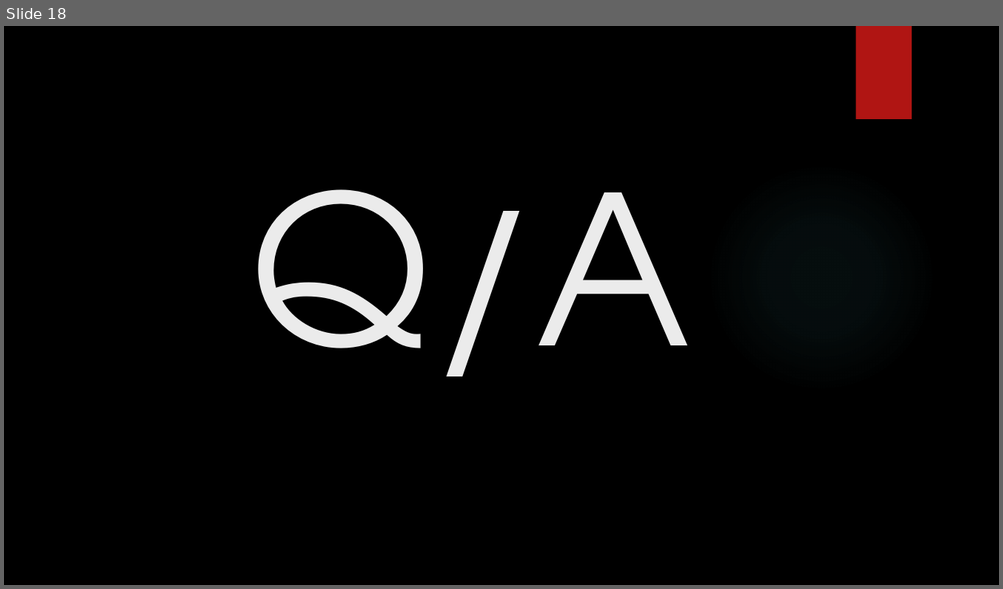
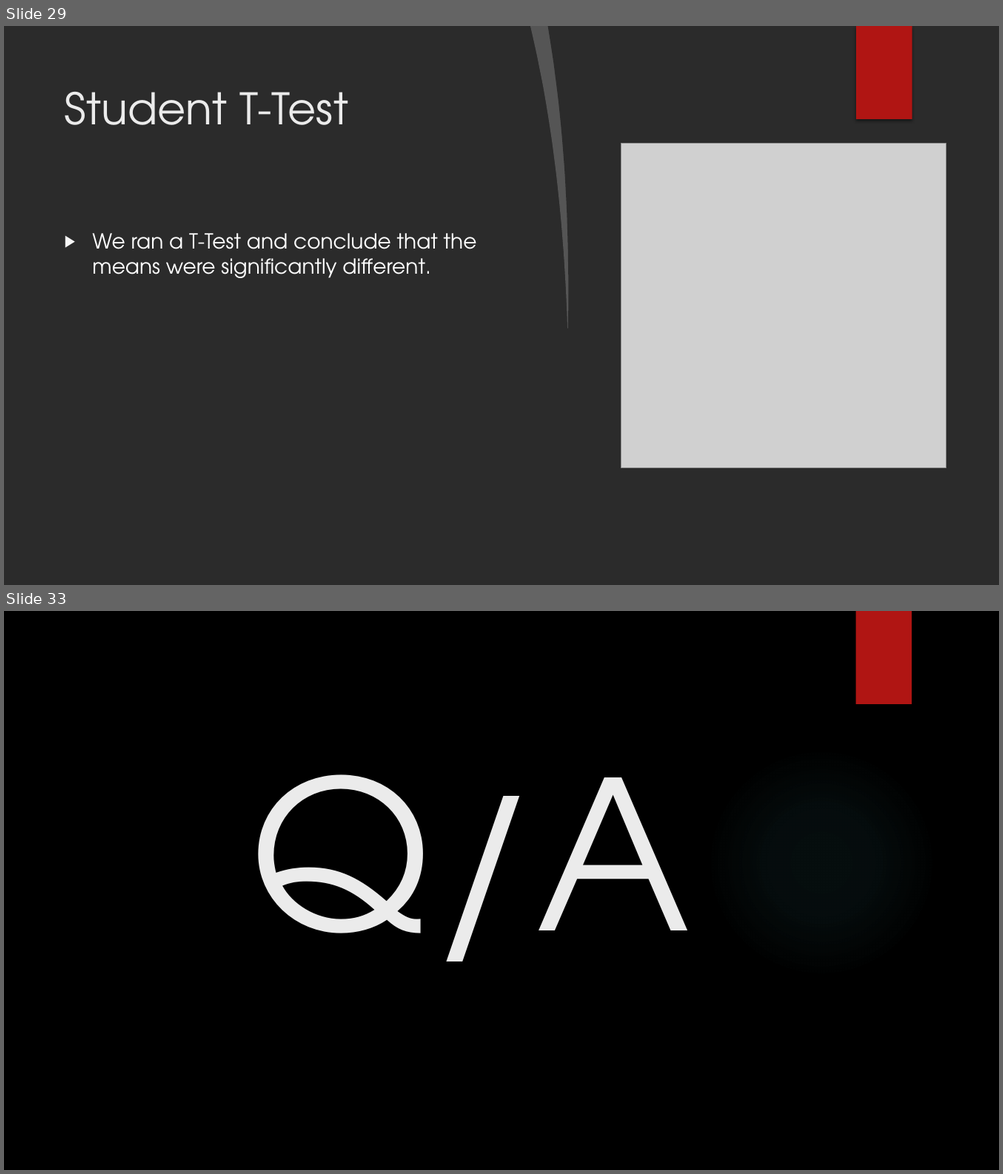
Before and after one commit to GregPoppe/opioid_project, a slide deck: Opioid_Crisis.pptx. Shown one above the other, each under a label of ours: slide 18 before the commit, slides 29 and 33 after it; the slides between them are not shown. The pictures are 1003x589 and 1003x1174 pixels, drawn with LibreOffice and Linux fonts; fonts in the diff are those of the drawing; grey boxes stand for pictures; background and template pictures are left out; a plain dark background stands for a picture behind light text. Boxes give left, top, right and bottom in pixels: in the first picture for what was removed or moved away, otherwise in the second. Text is boxed around its words. In the diff, an @@ line names an element or a change of style, - is before the commit and + after.

```diff
--- a/Opioid_Crisis.pptx
+++ b/Opioid_Crisis.pptx
@@ slide 29 added at bbox=[4, 26, 999, 585], background picture (left out); not listed: 1 template element that a slide beside it also shows @@
@@ freeform shape added at bbox=[530, 26, 575, 329], fill #FFFFFF at 20% opacity @@
@@ freeform shape added at bbox=[548, 27, 999, 585], fill #FFFFFF @@
@@ rectangle added at bbox=[856, 26, 912, 119], fill #B01513 @@
@@ title added at bbox=[65, 92, 348, 125], 42 pt, text #EBEBEB @@
+Student T-Test
@@ picture added at bbox=[621, 143, 945, 468] @@
@@ text added at bbox=[92, 233, 477, 278], 20 pt, text #FFFFFF @@
+▶ We ran a T-Test and conclude that the means were significantly different.
@@ what was slide 18 is now slide 33 @@
```
Also in this commit, not shown: 9 slides changed, 20 other slides added, 6 slides removed.
